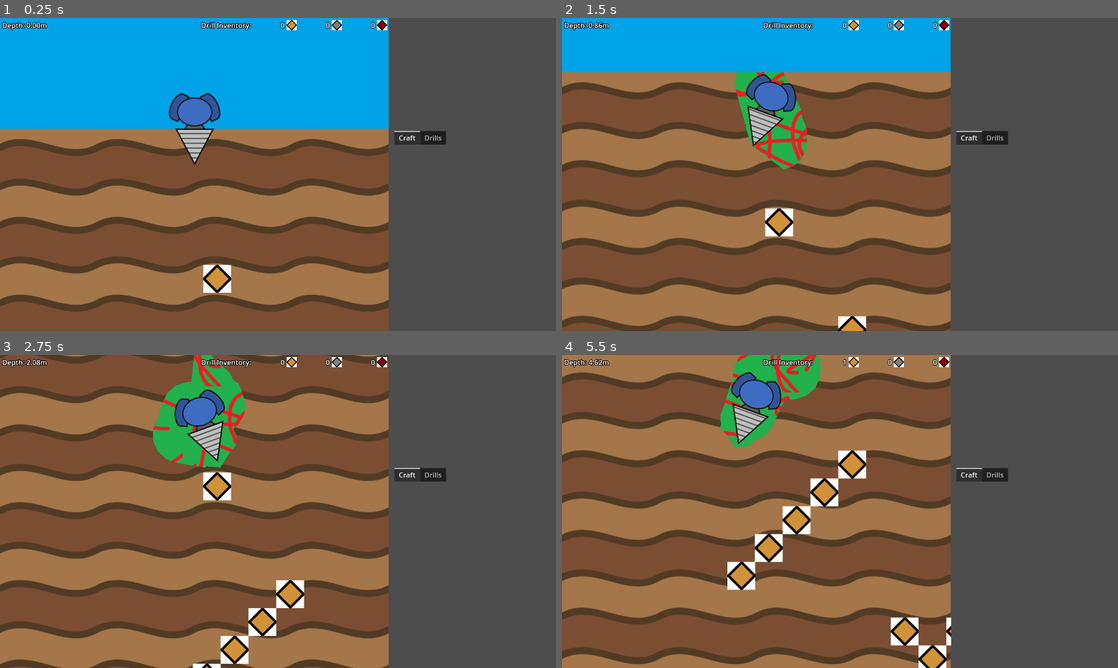
Above: before the commit, frames 1-4 (two rows, left to right).
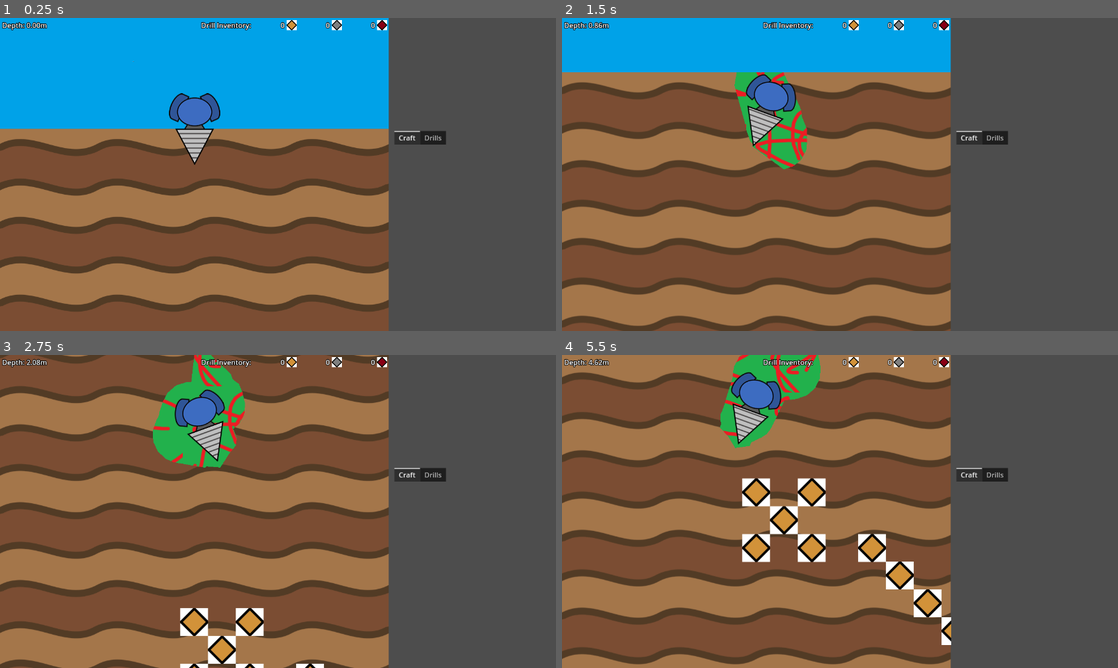
Above: after the commit, the same moments.

Repository: aNotSoCleverName/mechanicore
Game: Godot game, scene res://Main.tscn
Two runs of this game, one before a commit and one after it. Both use one fixed random seed, a clock stepped at 60 frames per second and the inputs below.
Inputs:
- Up to frame 1 (0.25 s): no input
- Up to frame 2 (1.5 s): tap Enter (ui_accept) at 0.5, 0.77 s; hold Right (ui_right) 0.53-1.28 s; hold Left (ui_left) from 1.28 s (still down)
- Up to frame 3 (2.75 s): tap Enter (ui_accept) at 1.52 s; release Left (ui_left) at 2.03 s; hold Right (ui_right) from 2.03 s (still down)
- Up to frame 4 (5.5 s): tap Enter (ui_accept) at 3.02, 3.77, 4.52 s; release Right (ui_right) at 3.53 s; hold Left (ui_left) from 3.53 s (still down)

The runs differ from the first frame. In frame 1, 0.5% of the frame differs, in the area x 36-42%, y 78-88%; in frame 2, 0.7%; in frame 3, 2.8%; in frame 4, 5.9%, in the area x 29-70%, y 1-100%.

Commit message:
Ore Manager is no longer a scene

Diff:
--- a/Endless Run/Ores/Ore Manager.tscn
+++ /dev/null
@@ -1,8 +0,0 @@
-[gd_scene load_steps=2 format=3 uid="uid://d04i8vreosc5c"]
-
-[ext_resource type="Script" path="res://Endless Run/Ores/Ore Manager.gd" id="1_xws6w"]
-
-[node name="Ore Manager" type="Node2D"]
-script = ExtResource("1_xws6w")
-
-[connection signal="tree_entered" from="." to="." method="_on_tree_entered"]
--- a/Main.tscn
+++ b/Main.tscn
@@ -1,13 +1,12 @@
-[gd_scene load_steps=10 format=3 uid="uid://kf4x8f2aj1c7"]
+[gd_scene load_steps=9 format=3 uid="uid://kf4x8f2aj1c7"]
 
 [ext_resource type="PackedScene" uid="uid://qh6srgn7krbr" path="res://Endless Run/Background/Parallax Background.tscn" id="1_tsuhl"]
 [ext_resource type="PackedScene" uid="uid://dllakqtlni1xh" path="res://Endless Run/Top Bar/Top Bar.tscn" id="3_3cqpp"]
-[ext_resource type="PackedScene" uid="uid://d04i8vreosc5c" path="res://Endless Run/Ores/Ore Manager.tscn" id="3_iqfo5"]
+[ext_resource type="Script" path="res://Endless Run/Ores/Ore Manager.gd" id="3_7444x"]
 [ext_resource type="PackedScene" uid="uid://c0q46edypqnp0" path="res://Endless Run/Wall.tscn" id="4_0aum5"]
 [ext_resource type="PackedScene" uid="uid://6hg1syki30xs" path="res://Endless Run/Drill/Drill.tscn" id="4_76jrm"]
 [ext_resource type="Script" path="res://Endless Run/Drill/Camera.gd" id="4_nr18h"]
 [ext_resource type="PackedScene" uid="uid://dx4xl0ya4o52y" path="res://Shop & Menu/Shop & Menu.tscn" id="5_lg7n8"]
-[ext_resource type="PackedScene" uid="uid://ps23ye6gh703" path="res://Endless Run/Ores/Ore Placeholder.tscn" id="6_03dvb"]
 [ext_resource type="Script" path="res://Drill Camera Timer.gd" id="7_cbo1j"]
 
 [node name="Main" type="HBoxContainer"]
@@ -34,10 +33,8 @@
 position = Vector2(921, 0)
 bounceDir = 110
 
-[node name="Ore Manager" parent="Endless Run Container/Endless Run" instance=ExtResource("3_iqfo5")]
-
-[node name="Ore Placeholder" parent="Endless Run Container/Endless Run/Ore Manager" instance=ExtResource("6_03dvb")]
-position = Vector2(500, 600)
+[node name="Ore Manager2" type="Node2D" parent="Endless Run Container/Endless Run"]
+script = ExtResource("3_7444x")
 
 [node name="Drill" parent="Endless Run Container/Endless Run" instance=ExtResource("4_76jrm")]
 position = Vector2(448, 256)
@@ -65,4 +62,5 @@
 
 [node name="Shop & Menu" parent="Shop & Menu Container/Shop & Menu" instance=ExtResource("5_lg7n8")]
 
+[connection signal="tree_entered" from="Endless Run Container/Endless Run/Ore Manager2" to="Endless Run Container/Endless Run/Ore Manager2" method="_on_tree_entered"]
 [connection signal="tree_entered" from="Endless Run Container/Endless Run/Camera2D/Timer" to="Endless Run Container/Endless Run/Camera2D/Timer" method="_on_tree_entered"]
